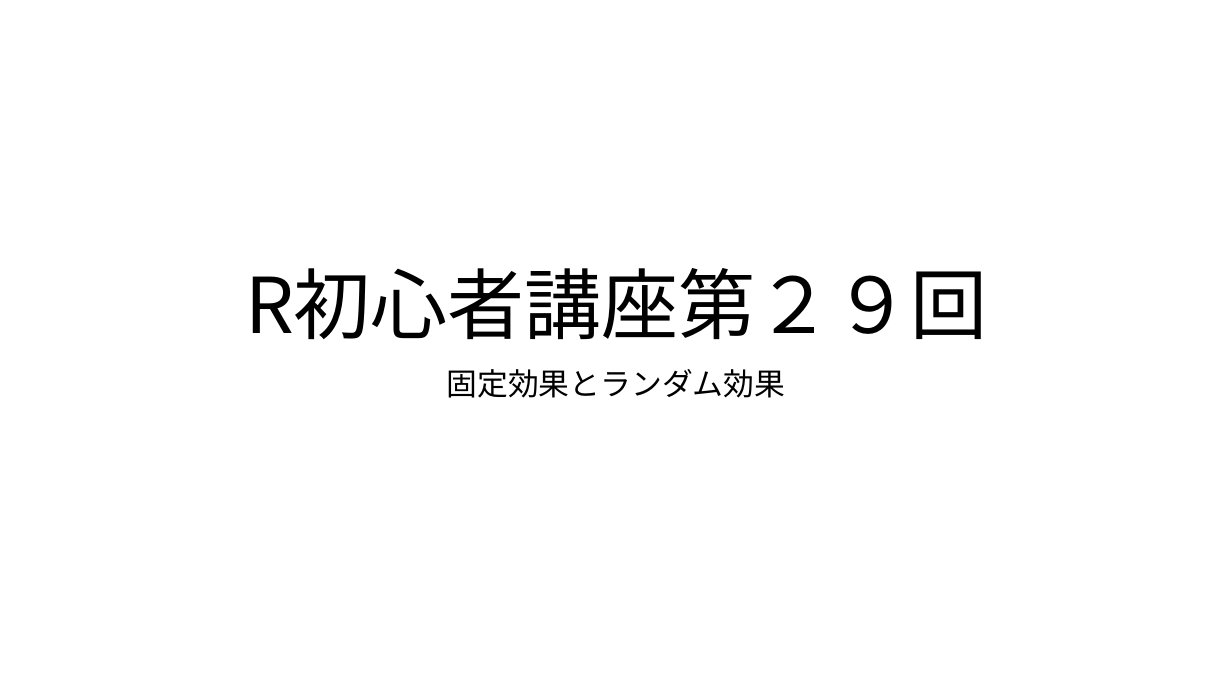
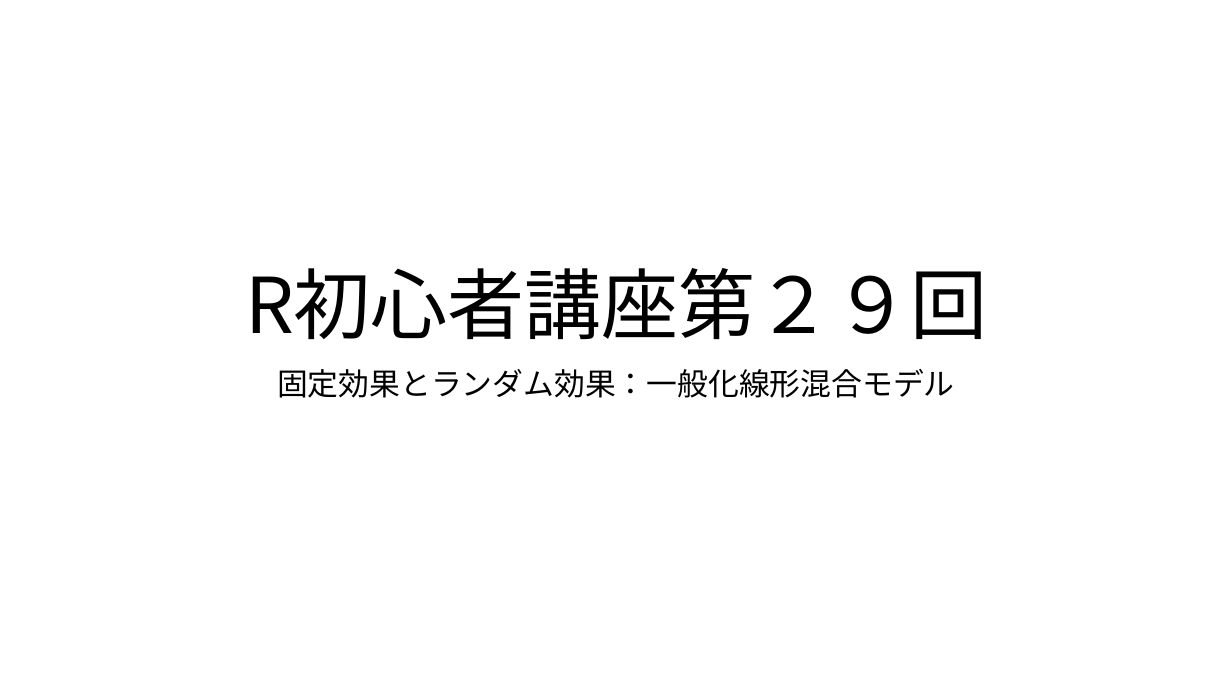
Before and after one commit to KoHMB/Shigen_kensyu_FRA, a slide deck: slide 1 of R/スライド/第29回.pptx. Drawn at 1232x693 pixels with LibreOffice and Linux fonts; fonts in the diff are those of the drawing. Boxes give left, top, right and bottom in pixels: in the first picture for what was removed or moved away, otherwise in the second. Text is boxed around its words. In the diff, an @@ line names an element or a change of style, - is before the commit and + after.

```diff
--- a/R/スライド/第29回.pptx
+++ b/R/スライド/第29回.pptx
@@ subtitle at [277, 369, 955, 398]: text changed @@
-固定効果とランダム効果
+固定効果とランダム効果：一般化線形混合モデル
```
Also in this commit, not shown: 5 other slides changed, 5 other files.
